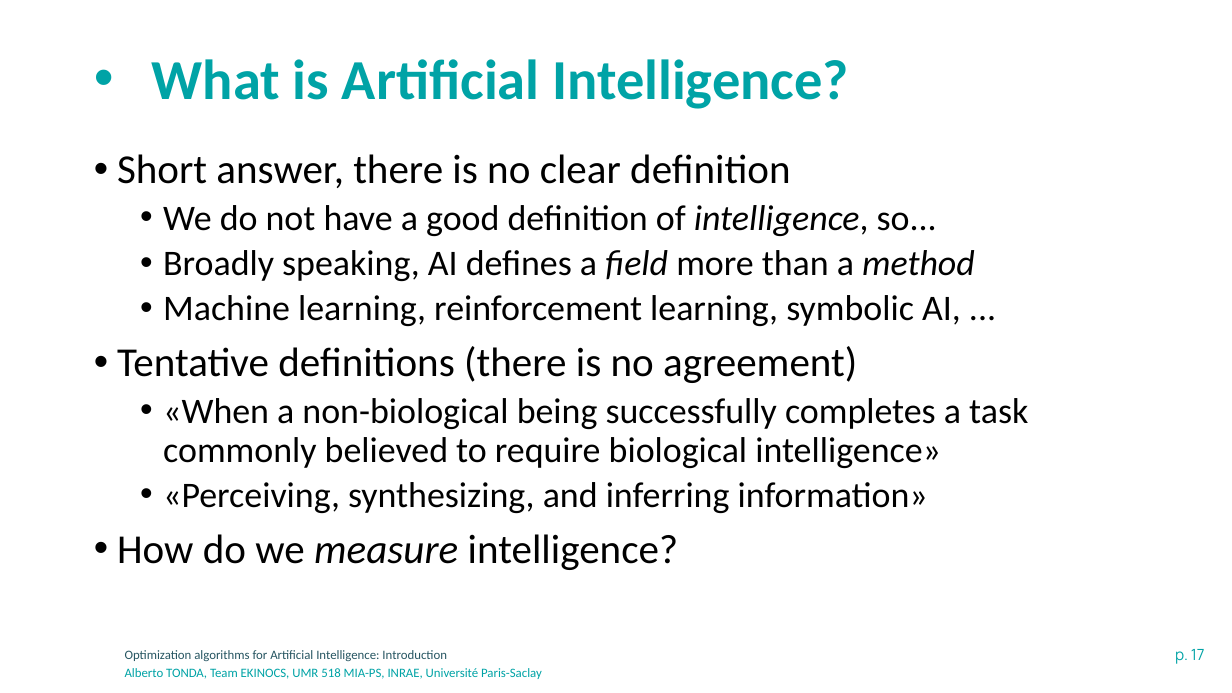
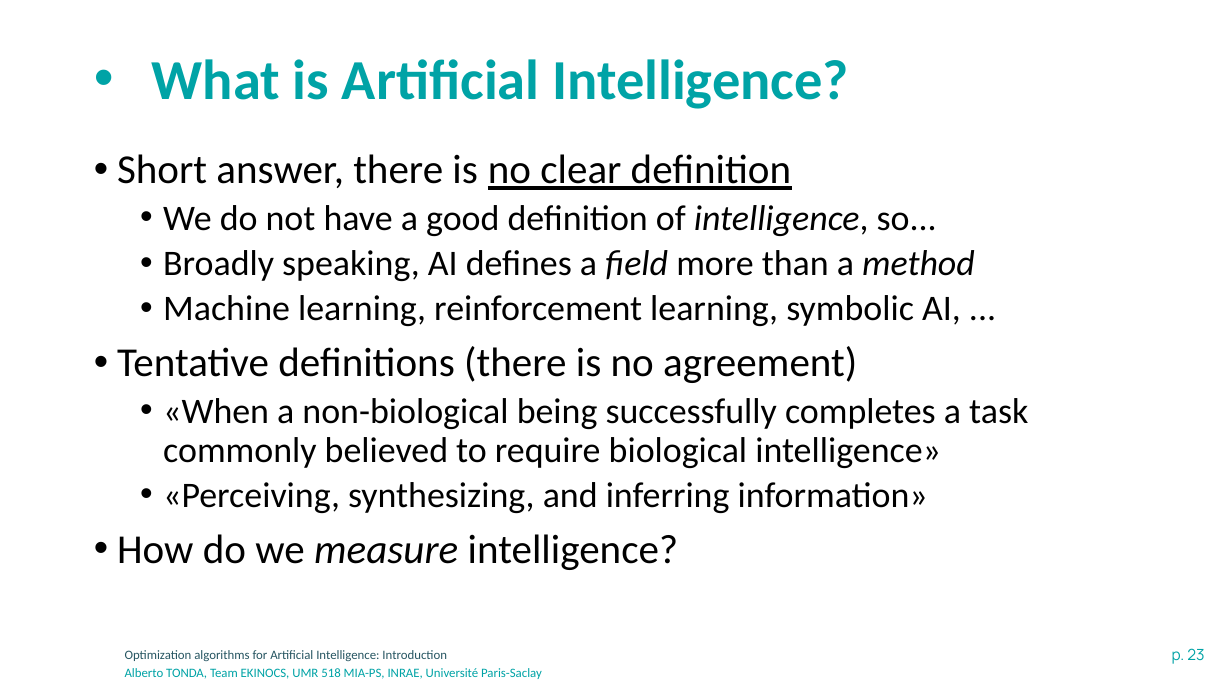
Before and after one commit to albertotonda/teaching, a slide deck: slide 23 of optimization-methods-for-artificial-intelligence/introduction.pptx (slide 17 before the commit). Drawn at 1232x693 pixels with LibreOffice and Linux fonts; fonts in the diff are those of the drawing; background and template pictures are left out. Boxes give left, top, right and bottom in pixels: in the first picture for what was removed or moved away, otherwise in the second. Text is boxed around its words. In the diff, an @@ line names an element or a change of style, - is before the commit and + after.

```diff
--- a/optimization-methods-for-artificial-intelligence/introduction.pptx
+++ b/optimization-methods-for-artificial-intelligence/introduction.pptx
@@ text at [117,154,791,190]: underline on in "no clear definition" @@
@@ page number at [1172,648,1204,664]: text changed @@
-p. 17
+p. 23
```
Also in this commit, not shown: 5 other slides changed, 6 slides added, 9 other files.
